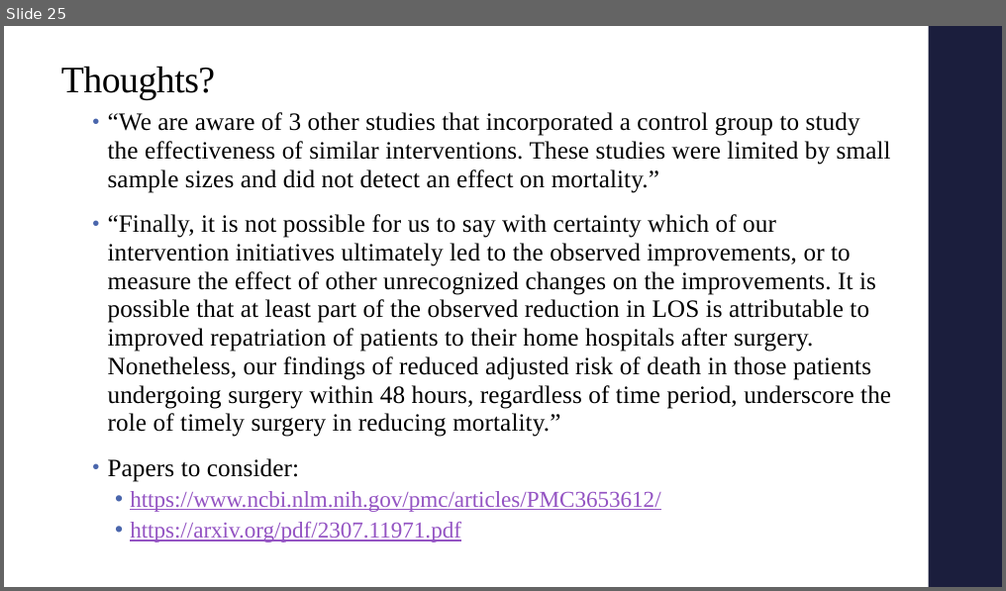
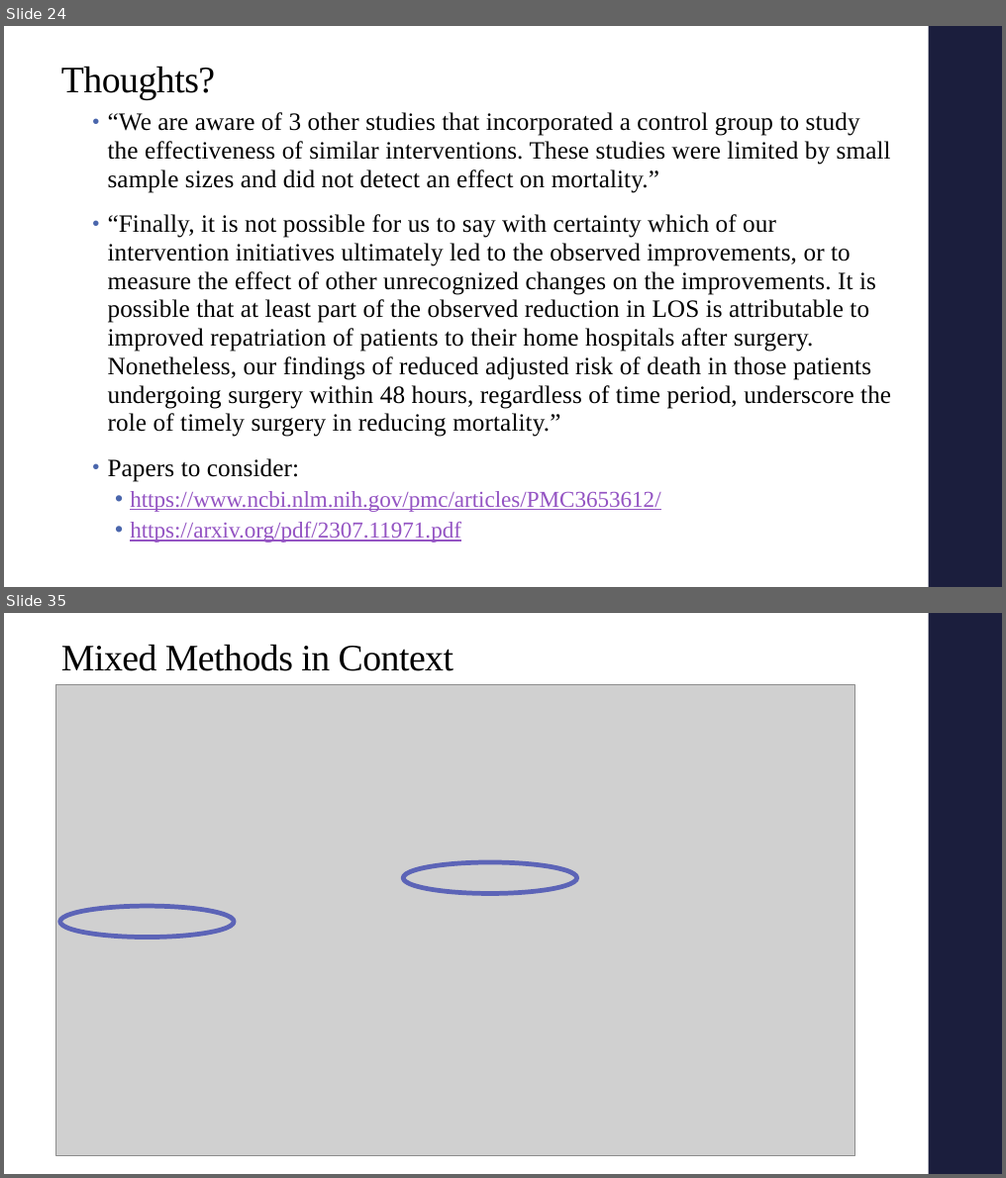
Before and after one commit to alex-hoagland/HAD5772, a slide deck: Lectures/Lecture10_SurvivalAnalysis_MixedMethods/Lecture10_SurvivalAnalysis_MixedMethods.pptx. Shown one above the other, each under a label of ours: slide 25 before the commit, slides 24 and 35 after it; the slides between them are not shown. The pictures are 1006x591 and 1006x1178 pixels, drawn with LibreOffice and Linux fonts; fonts in the diff are those of the drawing; grey boxes stand for pictures. Boxes give left, top, right and bottom in pixels: in the first picture for what was removed or moved away, otherwise in the second. Text is boxed around its words. In the diff, an @@ line names an element or a change of style, - is before the commit and + after.

```diff
--- a/Lectures/Lecture10_SurvivalAnalysis_MixedMethods/Lecture10_SurvivalAnalysis_MixedMethods.pptx
+++ b/Lectures/Lecture10_SurvivalAnalysis_MixedMethods/Lecture10_SurvivalAnalysis_MixedMethods.pptx
@@ slide 35 added at (4,613,1002,1174), background #FFFFFF; not listed: 1 template element that a slide beside it also shows @@
@@ title added at (61,644,453,671), 36 pt, text #000000 @@
+Mixed Methods in Context
@@ picture added at (56,685,855,1156) @@
@@ ellipse added at (403,862,576,894), outline #5C64B7 4.5 pt @@
@@ ellipse added at (60,906,234,938), outline #5C64B7 4.5 pt @@
@@ what was slide 25 is now slide 24 @@
```
Also in this commit, not shown: 1 slide changed, 24 other slides added, 1 slide removed.
